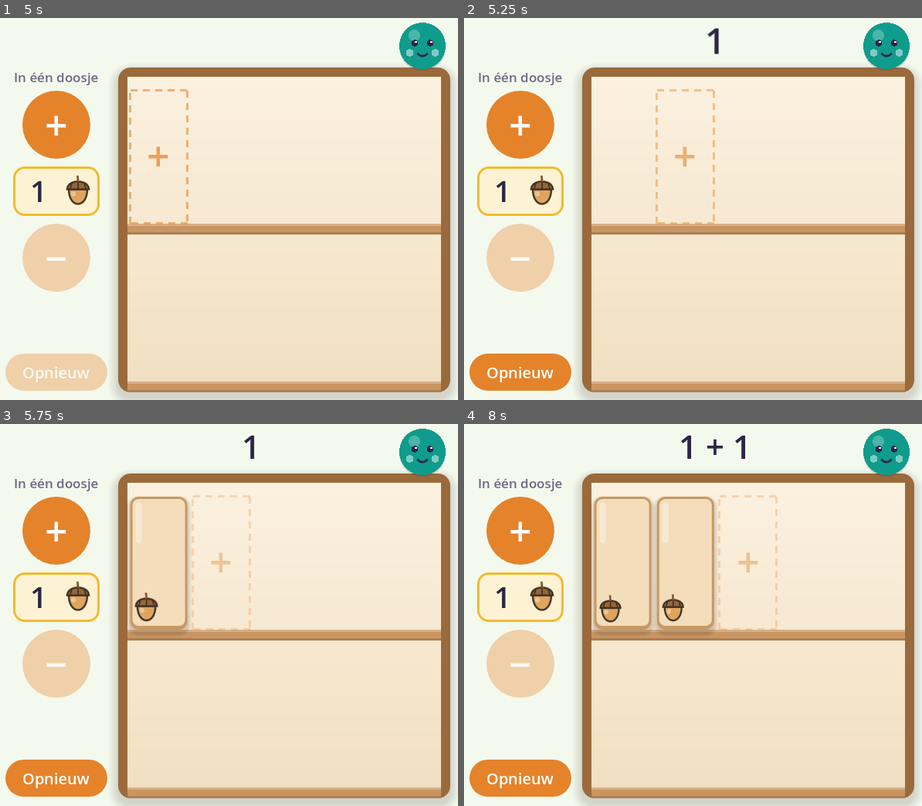
Above: before the commit, frames 1-4 (two rows, left to right).
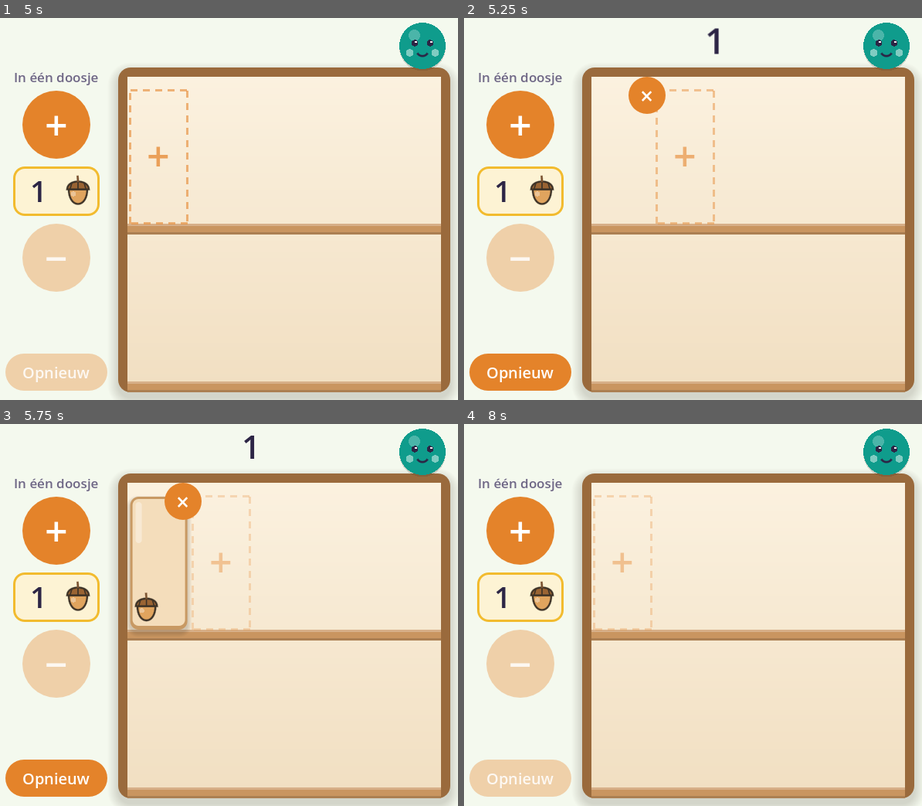
Above: after the commit, the same moments.

Repository: crewDailyart-wq/Thuisles
Game: Godot game, scene res://main.tscn
Two runs of this game, one before a commit and one after it. Both use one fixed random seed, a clock stepped at 60 frames per second and the inputs below.
Inputs (mouse positions are in pixels of both pictures, inside the frame that each line leads up to):
- Up to frame 1 (5 s): click "+" at 0.5 s; click "−" at 1.25 s; click "+" at 2 s; click "−" at 2.75 s; click "+" at 3.5 s; click "−" at 4.25 s
- Up to frame 2 (5.25 s): tap Enter at 5 s; move the mouse to (793, 186) at 5.02 s; click (793, 186) at 5.17 s
- Up to frame 3 (5.75 s): no input
- Up to frame 4 (8 s): click "Opnieuw" at 5.75 s; tap Space at 6.5 s; move the mouse to (596, 630) at 6.52 s; click (596, 630) at 6.67 s; click (647, 500) at 7.25 s, where only the run after the commit has a clickable "×"

Frame 1 is identical in both runs. In frame 2, 0.6% of the frame differs, in the area x 35-45%, y 15-26%; in frame 3, 0.6%; in frame 4, 11%, in the area x 1-69%, y 3-98%.

Commit message:
Groepjesmaker: ×-knopje om het laatste doosje weg te halen
Een doosje te veel kon alleen weg met Opnieuw (alles leeg).

Co-Authored-By: Claude Opus 5.5 <noreply@anthropic.com>

Diff:
--- a/godot/groepjesmaker/main.gd
+++ b/godot/groepjesmaker/main.gd
@@ -7,7 +7,8 @@
 ##
 ## Het kind kiest met − en + hoeveel eikels er in één doosje gaan (1 tot en met
 ## 10) en tikt op de kast: er valt een doosje op de plank en de eikels ploppen
-## erin. Hoogstens 10 doosjes; Opnieuw maakt de kast leeg. Bovenaan groeit de
+## erin. Hoogstens 10 doosjes. Het ×-knopje op het laatste doosje haalt dat
+## doosje weg; Opnieuw maakt de kast leeg. Bovenaan groeit de
 ## plussom mee: 3 → 3 + 3 → 3 + 3 + 3. Klopt de bouw, dan krimpt de plussom
 ## tot 3 × 3.
 ##
@@ -55,6 +56,7 @@
 	ui.get_node("Plus").pressed.connect(func(): _knop("plus"))
 	ui.get_node("Min").pressed.connect(func(): _knop("min"))
 	ui.get_node("Opnieuw").pressed.connect(func(): _knop("leeg"))
+	$Weg.pressed.connect(func(): _knop("weg"))
 	ui.get_node("Knip").pressed.connect(func(): _knop("knip"))
 	ui.get_node("Vraag/Ja").pressed.connect(func(): _knop("ja"))
 	ui.get_node("Vraag/Nee").pressed.connect(func(): _knop("nee"))
@@ -74,10 +76,12 @@
 	for i in range(2):
 		_knop("plus")
 		await get_tree().create_timer(0.2).timeout
-	for i in range(4):
+	for i in range(5):
 		_zet_doosje(per)
 		_na_wijziging()
 		await get_tree().create_timer(0.7).timeout
+	await get_tree().create_timer(1.0).timeout
+	_knop("weg")
 	await get_tree().create_timer(1.5).timeout
 	_goed()
 
@@ -150,7 +154,7 @@
 
 
 func _knop(naam: String) -> void:
-	var knop: Control = {"plus": ui.get_node("Plus"), "min": ui.get_node("Min"), "leeg": ui.get_node("Opnieuw"), "knip": ui.get_node("Knip"), "ja": ui.get_node("Vraag/Ja"), "nee": ui.get_node("Vraag/Nee")}[naam]
+	var knop: Control = {"plus": ui.get_node("Plus"), "min": ui.get_node("Min"), "leeg": ui.get_node("Opnieuw"), "weg": $Weg, "knip": ui.get_node("Knip"), "ja": ui.get_node("Vraag/Ja"), "nee": ui.get_node("Vraag/Nee")}[naam]
 	_indruk(knop)
 	match naam:
 		"plus":
@@ -167,6 +171,11 @@
 			if _mag_bouwen() and doosjes.size() > 0:
 				_maak_leeg()
 				_na_wijziging()
+		"weg":
+			if _mag_bouwen() and doosjes.size() > 0:
+				_haal_weg(doosjes.pop_back())
+				_ververs()
+				_na_wijziging()
 		"ja", "nee":
 			if vraag_open:
 				vraag_open = false
@@ -219,12 +228,18 @@
 
 func _maak_leeg() -> void:
 	for d in doosjes:
-		var t: Tween = d.create_tween().set_parallel()
-		t.tween_property(d, "position:y", d.position.y - 80, 0.3).set_trans(Tween.TRANS_BACK).set_ease(Tween.EASE_IN)
-		t.tween_property(d, "modulate:a", 0.0, 0.3)
-		t.chain().tween_callback(d.queue_free)
+		_haal_weg(d)
 	doosjes.clear()
 	_ververs()
+
+
+## Eén doosje vliegt omhoog de kast uit.
+func _haal_weg(d: Node2D) -> void:
+	geluid.wiebel()
+	var t: Tween = d.create_tween().set_parallel()
+	t.tween_property(d, "position:y", d.position.y - 80, 0.3).set_trans(Tween.TRANS_BACK).set_ease(Tween.EASE_IN)
+	t.tween_property(d, "modulate:a", 0.0, 0.3)
+	t.chain().tween_callback(d.queue_free)
 
 
 func _wiebel_kast() -> void:
@@ -531,6 +546,12 @@
 	ui.get_node("Opnieuw").disabled = not (bouwen and doosjes.size() > 0)
 	_toon_per()
 	kast.volgende = doosjes.size()
+	# het ×-knopje op de rechterbovenhoek van het laatste doosje
+	var weg: Button = $Weg
+	weg.visible = bouwen and doosjes.size() > 0
+	if weg.visible:
+		var hoek: Vector2 = kast.position + kast.plek(doosjes.size() - 1) + Vector2(37, -172)
+		weg.position = hoek - Vector2(30, 18)
 	kast.toon_volgende = bouwen and fase == "bezig" and doosjes.size() < MAX_DOOSJES
 
 
--- a/godot/groepjesmaker/main.tscn
+++ b/godot/groepjesmaker/main.tscn
@@ -215,6 +215,24 @@
 theme_override_styles/disabled = SubResource("knop_uit")
 theme_override_styles/focus = SubResource("leeg")
 text = "Knip hier"
+
+[node name="Weg" type="Button" parent="."]
+visible = false
+layout_mode = 0
+offset_right = 48.0
+offset_bottom = 48.0
+pivot_offset = Vector2(24, 24)
+focus_mode = 0
+tooltip_text = "Haal dit doosje weg"
+theme_override_font_sizes/font_size = 30
+theme_override_colors/font_color = Color(1, 1, 1, 1)
+theme_override_colors/font_hover_color = Color(1, 1, 1, 1)
+theme_override_colors/font_pressed_color = Color(1, 1, 1, 1)
+theme_override_styles/normal = SubResource("knop")
+theme_override_styles/hover = SubResource("knop")
+theme_override_styles/pressed = SubResource("knop_in")
+theme_override_styles/focus = SubResource("leeg")
+text = "×"
 
 [node name="Vraag" type="Panel" parent="."]
 visible = false
Not shown, changed: GODOT-RAPPORT.md
